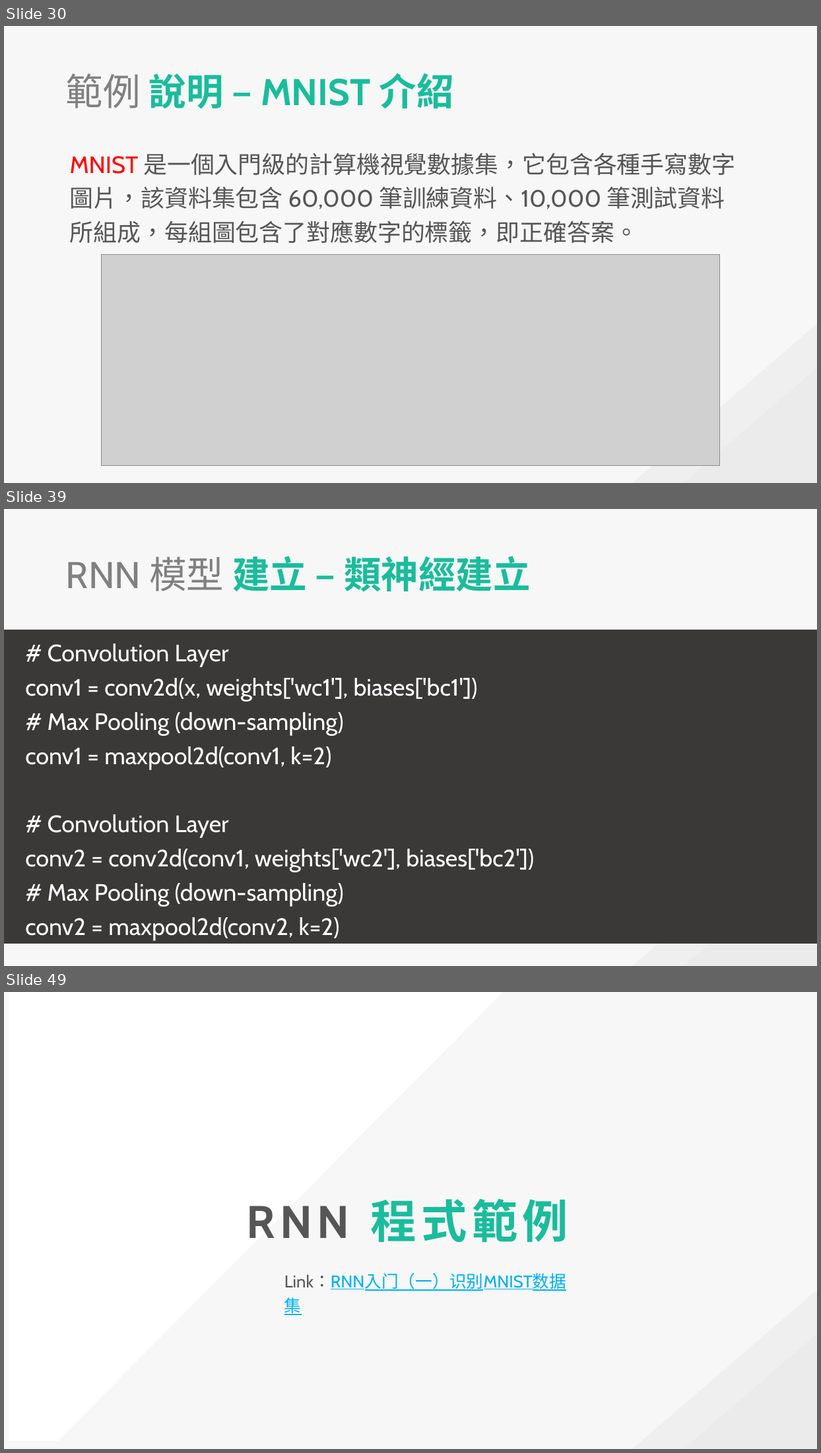
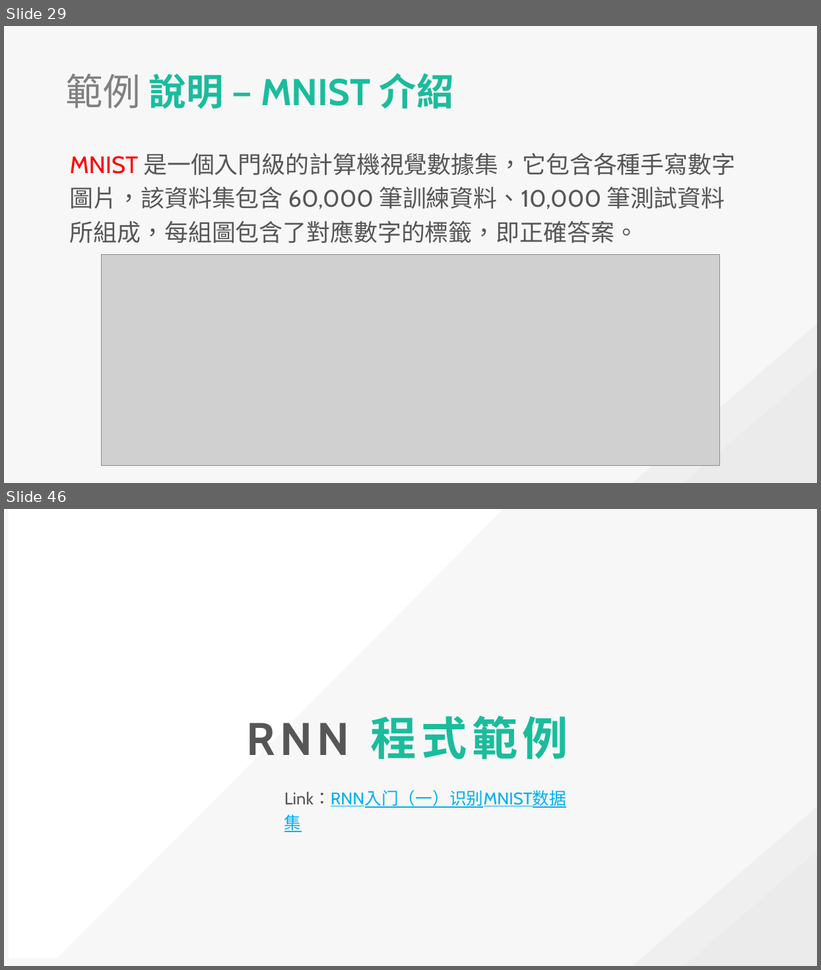
Before and after one commit to explooosion/deep-learn-example, a slide deck: CNN&RNN_20181019.pptx. Shown one above the other, each under a label of ours: slides 30, 39 and 49 before the commit, slides 29 and 46 after it; the slides between them are not shown. The pictures are 821x1453 and 821x970 pixels, drawn with LibreOffice and Linux fonts; fonts in the diff are those of the drawing; grey boxes stand for pictures. Boxes give left, top, right and bottom in pixels: in the first picture for what was removed or moved away, otherwise in the second. Text is boxed around its words. In the diff, an @@ line names an element or a change of style, - is before the commit and + after.

```diff
--- a/CNN&RNN_20181019.pptx
+++ b/CNN&RNN_20181019.pptx
@@ slide 39 removed at bbox=[4, 509, 817, 966], background #F7F7F7; not listed: 2 template elements that a slide beside it also shows @@
@@ text removed at bbox=[66, 556, 530, 591] @@
-RNN 模型 建立 – 類神經建立
@@ rectangle removed at bbox=[4, 630, 817, 944] @@
-# Convolution Layer
-conv1 = conv2d(x, weights['wc1'], biases['bc1'])
-# Max Pooling (down-sampling)
-conv1 = maxpool2d(conv1, k=2)
-# Convolution Layer
-conv2 = conv2d(conv1, weights['wc2'], biases['bc2'])
-# Max Pooling (down-sampling)
-conv2 = maxpool2d(conv2, k=2)
@@ what was slide 30 is now slide 29 @@
@@ what was slide 49 is now slide 46 @@
```
Also in this commit, not shown: 2 slides changed, 14 slides added, 16 other slides removed.
